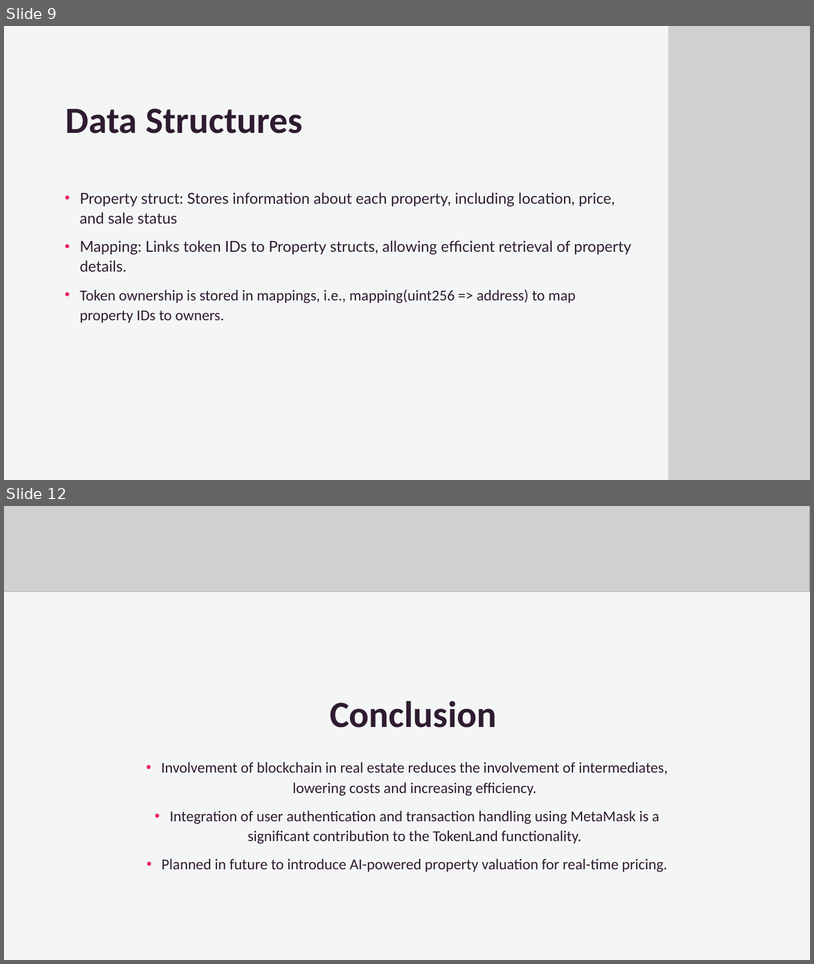
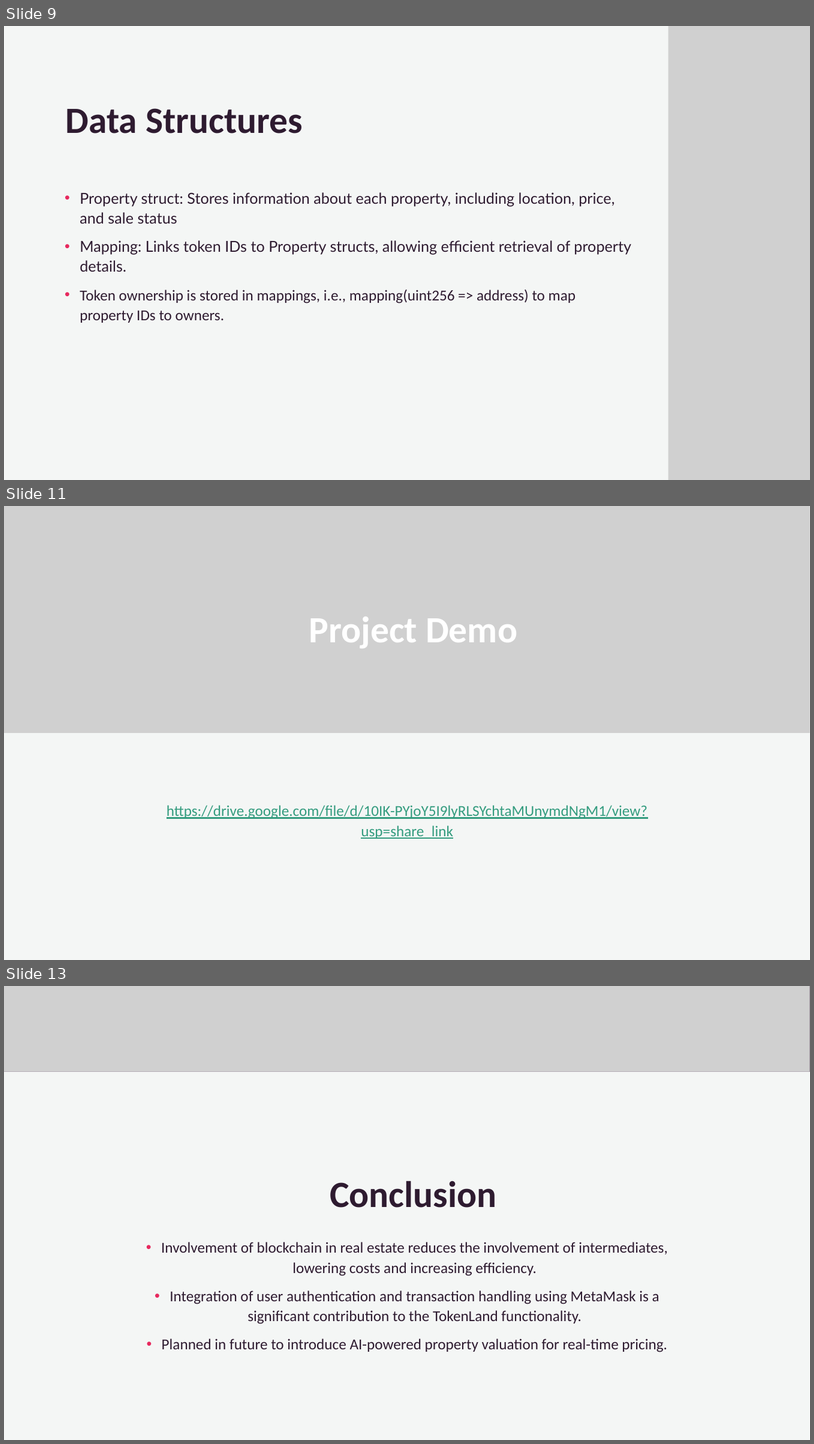
Before and after one commit to pavan-kalam/Blockchain-based-realestate-management-system, a slide deck: Final Presentation.pptx. Shown one above the other, each under a label of ours: slides 9 and 12 before the commit, slides 9, 11 and 13 after it; the slides between them are not shown. The pictures are 814x964 and 814x1444 pixels, drawn with LibreOffice and Linux fonts; fonts in the diff are those of the drawing; grey boxes stand for pictures; background and template pictures are left out. Boxes give left, top, right and bottom in pixels: in the first picture for what was removed or moved away, otherwise in the second. Text is boxed around its words. In the diff, an @@ line names an element or a change of style, - is before the commit and + after.

```diff
--- a/Final Presentation.pptx
+++ b/Final Presentation.pptx
@@ slide 11 added at box(4, 506, 810, 960), background #FFFFFF @@
@@ rectangle added at box(4, 506, 810, 960), fill #FFFFFF @@
@@ rectangle added at box(4, 506, 810, 960), fill #F0F3F2 at 70% opacity @@
@@ picture added at box(4, 506, 810, 733) @@
@@ title added at box(309, 616, 518, 648), 44 pt, text #FFFFFF, bold @@
+Project Demo
@@ text added at box(167, 805, 648, 838), 18 pt, text #349C7F, underline @@
+https://drive.google.com/file/d/10IK-PYjoY5I9lyRLSYchtaMUnymdNgM1/view?usp=share_link
@@ what was slide 12 is now slide 13 @@
```
Also in this commit, not shown: 2 slides changed, 1 other slide added, 1 slide removed.
